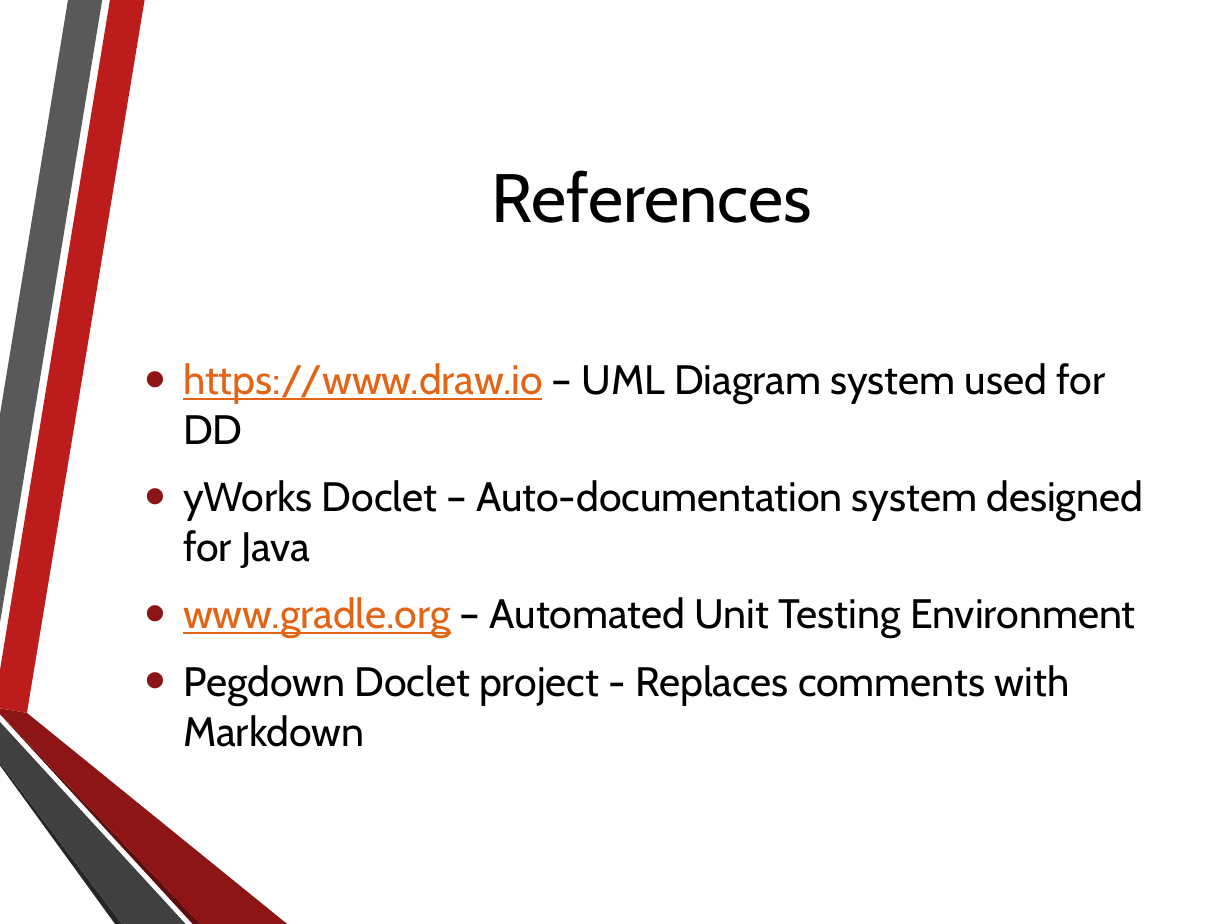
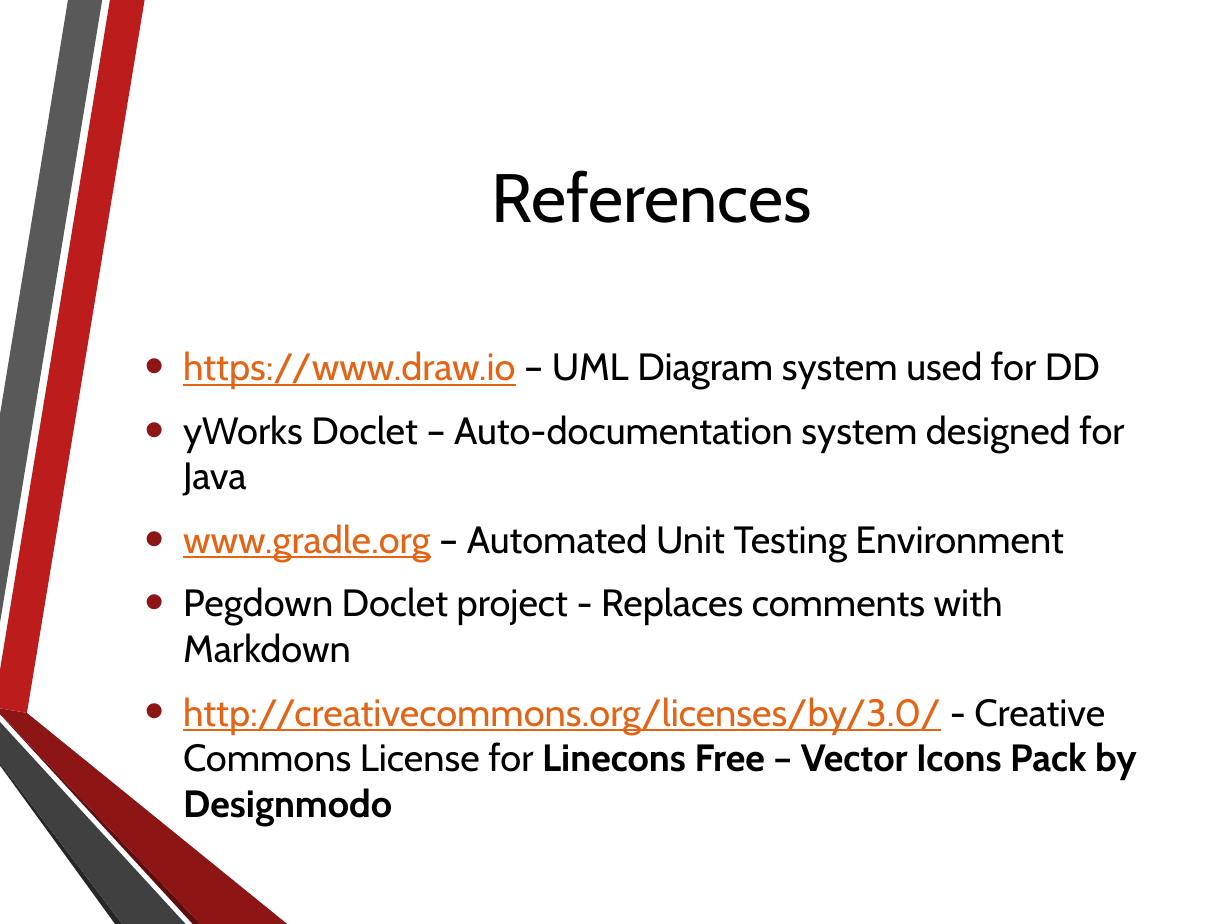
Before and after one commit to NathanielInman/IMS, a slide deck: slide 31 of Development Resources/Presentation.pptx. Drawn at 1232x924 pixels with LibreOffice and Linux fonts; fonts in the diff are those of the drawing; background and template pictures are left out. Boxes give left, top, right and bottom in pixels: in the first picture for what was removed or moved away, otherwise in the second. Text is boxed around its words. In the diff, an @@ line names an element or a change of style, - is before the commit and + after.

```diff
--- a/Development Resources/Presentation.pptx
+++ b/Development Resources/Presentation.pptx
@@ text at (183, 351, 1124, 663): size 24 to 22.2 pt in "https://www.draw.io – UML Diagram system used for ...", "yWorks Doclet – Auto-documentation system designed for ...", "www.gradle.org – Automated Unit Testing Environment", "Pegdown Doclet project - Replaces comments with ..." @@
@@ text at (183, 697, 1137, 826): paragraph added @@
+• http://creativecommons.org/licenses/by/3.0/ - Creative Commons License for Linecons Free – Vector Icons Pack by Designmodo
```
Also in this commit, not shown: 4 other slides changed.
